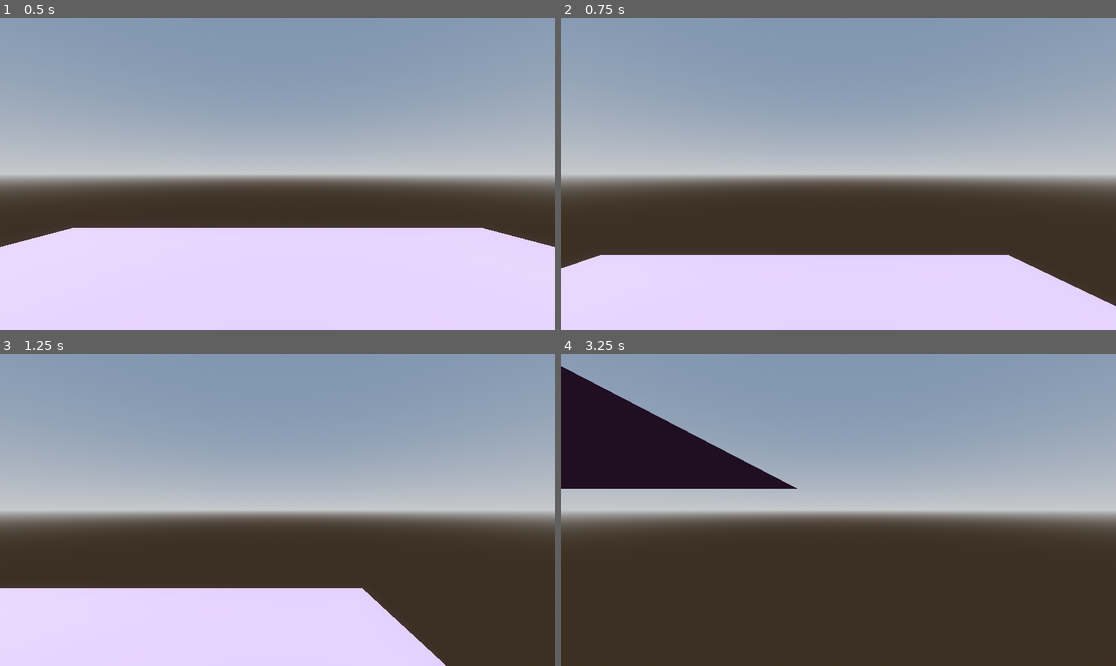
Above: before the commit, frames 1-4 (two rows, left to right).
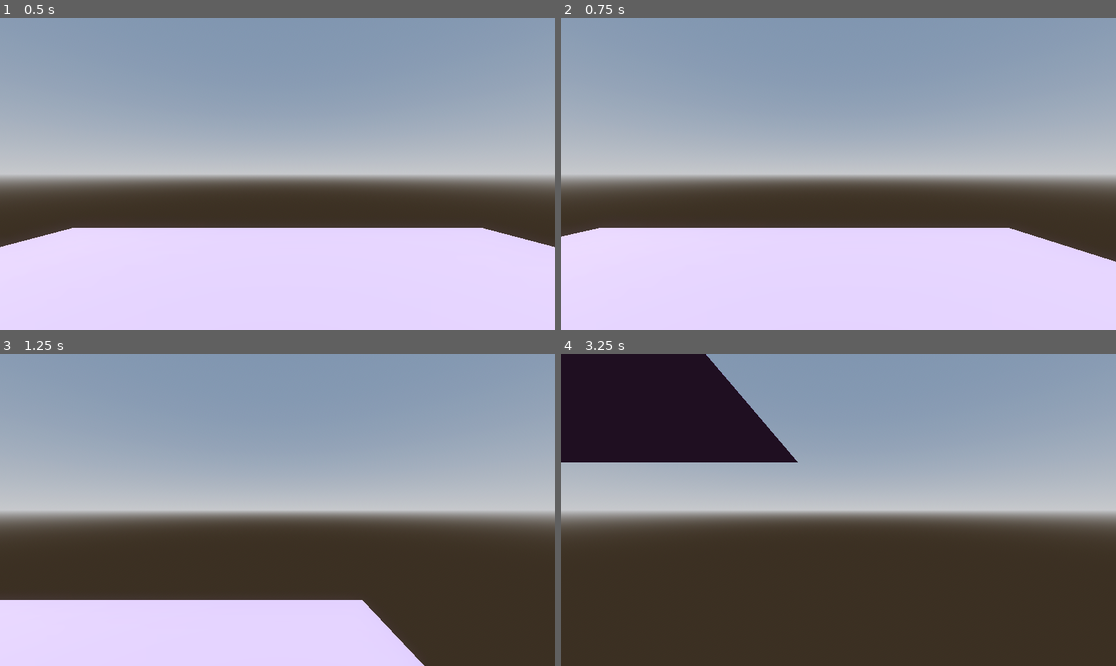
Above: after the commit, the same moments.

Repository: Tayacan/GameOff2023
Game: Godot game, scene res://scenes/playground.tscn
Two runs of this game, one before a commit and one after it. Both use one fixed random seed, a clock stepped at 60 frames per second and the inputs below. The project has no main scene, so this scene is started directly.
Inputs:
- Up to frame 1 (0.5 s): no input
- Up to frame 2 (0.75 s): tap Enter (ui_accept) at 0.5, 0.6 s; hold Right (ui_right) from 0.53 s (still down)
- Up to frame 3 (1.25 s): keep holding Right (ui_right); tap Space (jump, bound only after the commit) at 0.77, 0.8, 1.07 s
- Up to frame 4 (3.25 s): release Right (ui_right) at 1.28 s; hold Down (ui_down) 1.28-2.03 s; tap Space (jump, bound only after the commit) at 1.35, 1.52, 1.82, 2.3, 3.02 s; tap Enter (ui_accept) at 1.55, 2.1, 2.85 s; hold Right (ui_right) 2.03-2.78 s; hold Up (ui_up) from 2.78 s (still down)

Frame 1 is identical in both runs. In frame 2, 9.3% of the frame differs, in the area x 0-100%, y 67-93%; in frame 3, 3.2%; in frame 4, 10%, in the area x 0-43%, y 0-44%.

Commit message:
Set up input actions

Diff:
--- a/player/PlayerController.gd
+++ b/player/PlayerController.gd
@@ -14,12 +14,10 @@
 		velocity.y -= gravity * delta
 
 	# Handle Jump.
-	if Input.is_action_just_pressed("ui_accept") and is_on_floor():
+	if Input.is_action_just_pressed("jump") and is_on_floor():
 		velocity.y = JUMP_VELOCITY
 
-	# Get the input direction and handle the movement/deceleration.
-	# As good practice, you should replace UI actions with custom gameplay actions.
-	var input_dir = Input.get_vector("ui_left", "ui_right", "ui_up", "ui_down")
+	var input_dir = Input.get_vector("move_left", "move_right", "move_forward", "move_back")
 	var direction = (transform.basis * Vector3(input_dir.x, 0, input_dir.y)).normalized()
 
 	velocity.x = direction.x * SPEED
--- a/project.godot
+++ b/project.godot
@@ -13,3 +13,35 @@
 config/name="GameOff2023"
 config/features=PackedStringArray("4.1", "Forward Plus")
 config/icon="res://icon.svg"
+
+[input]
+
+move_left={
+"deadzone": 0.5,
+"events": [Object(InputEventKey,"resource_local_to_scene":false,"resource_name":"","device":-1,"window_id":0,"alt_pressed":false,"shift_pressed":false,"ctrl_pressed":false,"meta_pressed":false,"pressed":false,"keycode":0,"physical_keycode":65,"key_label":0,"unicode":97,"echo":false,"script":null)
+, Object(InputEventKey,"resource_local_to_scene":false,"resource_name":"","device":-1,"window_id":0,"alt_pressed":false,"shift_pressed":false,"ctrl_pressed":false,"meta_pressed":false,"pressed":false,"keycode":0,"physical_keycode":4194319,"key_label":0,"unicode":0,"echo":false,"script":null)
+]
+}
+move_right={
+"deadzone": 0.5,
+"events": [Object(InputEventKey,"resource_local_to_scene":false,"resource_name":"","device":-1,"window_id":0,"alt_pressed":false,"shift_pressed":false,"ctrl_pressed":false,"meta_pressed":false,"pressed":false,"keycode":0,"physical_keycode":68,"key_label":0,"unicode":100,"echo":false,"script":null)
+, Object(InputEventKey,"resource_local_to_scene":false,"resource_name":"","device":-1,"window_id":0,"alt_pressed":false,"shift_pressed":false,"ctrl_pressed":false,"meta_pressed":false,"pressed":false,"keycode":0,"physical_keycode":4194321,"key_label":0,"unicode":0,"echo":false,"script":null)
+]
+}
+move_forward={
+"deadzone": 0.5,
+"events": [Object(InputEventKey,"resource_local_to_scene":false,"resource_name":"","device":-1,"window_id":0,"alt_pressed":false,"shift_pressed":false,"ctrl_pressed":false,"meta_pressed":false,"pressed":false,"keycode":0,"physical_keycode":87,"key_label":0,"unicode":119,"echo":false,"script":null)
+, Object(InputEventKey,"resource_local_to_scene":false,"resource_name":"","device":-1,"window_id":0,"alt_pressed":false,"shift_pressed":false,"ctrl_pressed":false,"meta_pressed":false,"pressed":false,"keycode":0,"physical_keycode":4194320,"key_label":0,"unicode":0,"echo":false,"script":null)
+]
+}
+move_back={
+"deadzone": 0.5,
+"events": [Object(InputEventKey,"resource_local_to_scene":false,"resource_name":"","device":-1,"window_id":0,"alt_pressed":false,"shift_pressed":false,"ctrl_pressed":false,"meta_pressed":false,"pressed":false,"keycode":0,"physical_keycode":83,"key_label":0,"unicode":115,"echo":false,"script":null)
+, Object(InputEventKey,"resource_local_to_scene":false,"resource_name":"","device":-1,"window_id":0,"alt_pressed":false,"shift_pressed":false,"ctrl_pressed":false,"meta_pressed":false,"pressed":false,"keycode":0,"physical_keycode":4194322,"key_label":0,"unicode":0,"echo":false,"script":null)
+]
+}
+jump={
+"deadzone": 0.5,
+"events": [Object(InputEventKey,"resource_local_to_scene":false,"resource_name":"","device":-1,"window_id":0,"alt_pressed":false,"shift_pressed":false,"ctrl_pressed":false,"meta_pressed":false,"pressed":false,"keycode":0,"physical_keycode":32,"key_label":0,"unicode":32,"echo":false,"script":null)
+]
+}
--- a/scenes/playground.tscn
+++ b/scenes/playground.tscn
@@ -21,7 +21,7 @@
 [node name="Playground" type="Node3D"]
 
 [node name="DirectionalLight3D" type="DirectionalLight3D" parent="."]
-transform = Transform3D(-0.866025, -0.433013, 0.25, 0, 0.5, 0.866025, -0.5, 0.75, -0.433013, 0, 0, 0)
+transform = Transform3D(-0.866025, -0.433013, 0.25, 0, 0.5, 0.866025, -0.5, 0.75, -0.433013, 0, 16, 0)
 shadow_enabled = true
 
 [node name="WorldEnvironment" type="WorldEnvironment" parent="."]
